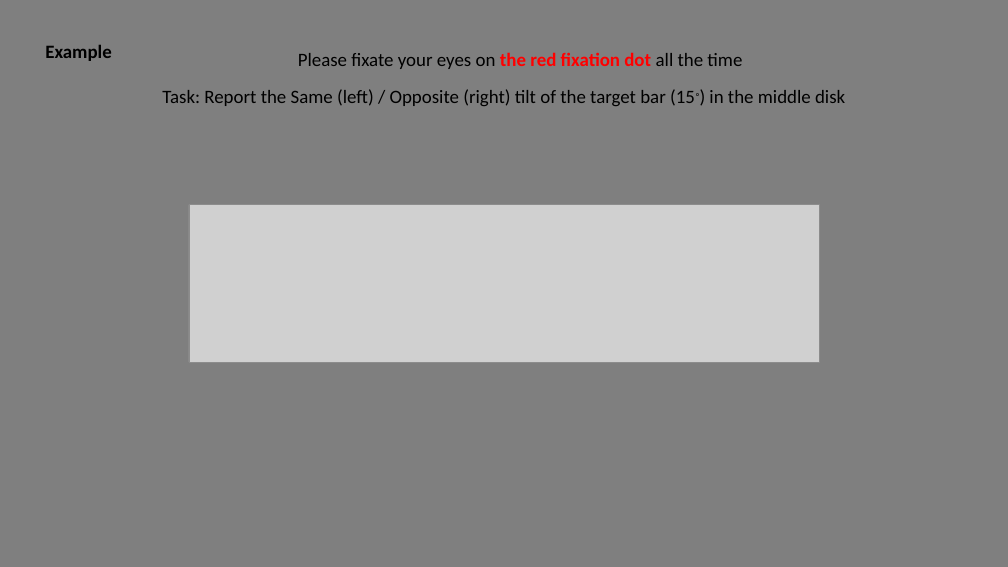
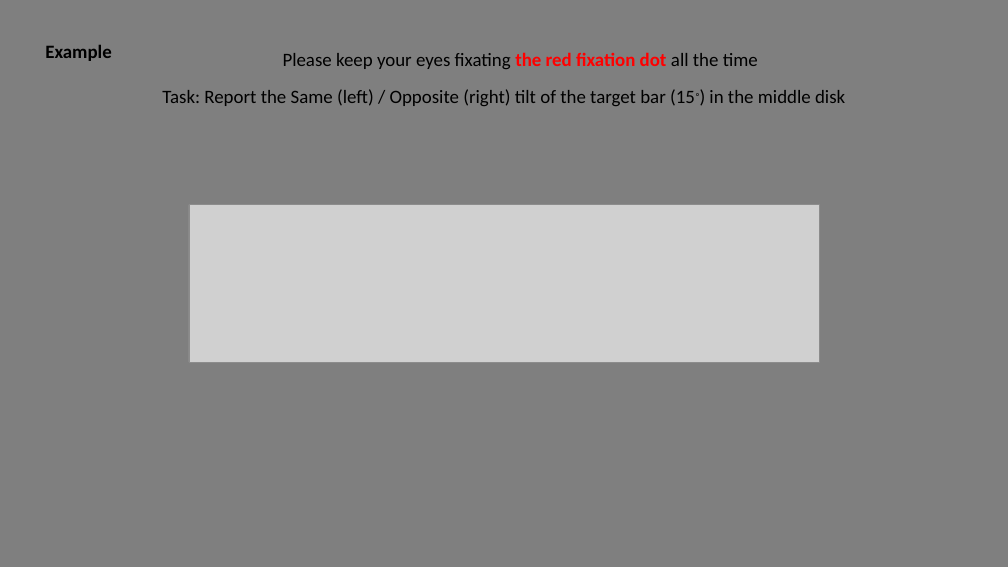
Before and after one commit to Ohyeon5/TPD_priority_map, a slide deck: slide 3 of Instructions/Instruction for observers_3disk_flicker.pptx. Drawn at 1008x567 pixels with LibreOffice and Linux fonts; fonts in the diff are those of the drawing; grey boxes stand for pictures. Boxes give left, top, right and bottom in pixels: in the first picture for what was removed or moved away, otherwise in the second. Text is boxed around its words. In the diff, an @@ line names an element or a change of style, - is before the commit and + after.

```diff
--- a/Instructions/Instruction for observers_3disk_flicker.pptx
+++ b/Instructions/Instruction for observers_3disk_flicker.pptx
@@ text at [283, 53, 758, 69]: text changed @@
-Please fixate your eyes on the red fixation dot all the time
+Please keep your eyes fixating the red fixation dot all the time
```
Also in this commit, not shown: 1 other slide changed, 4 other files.
